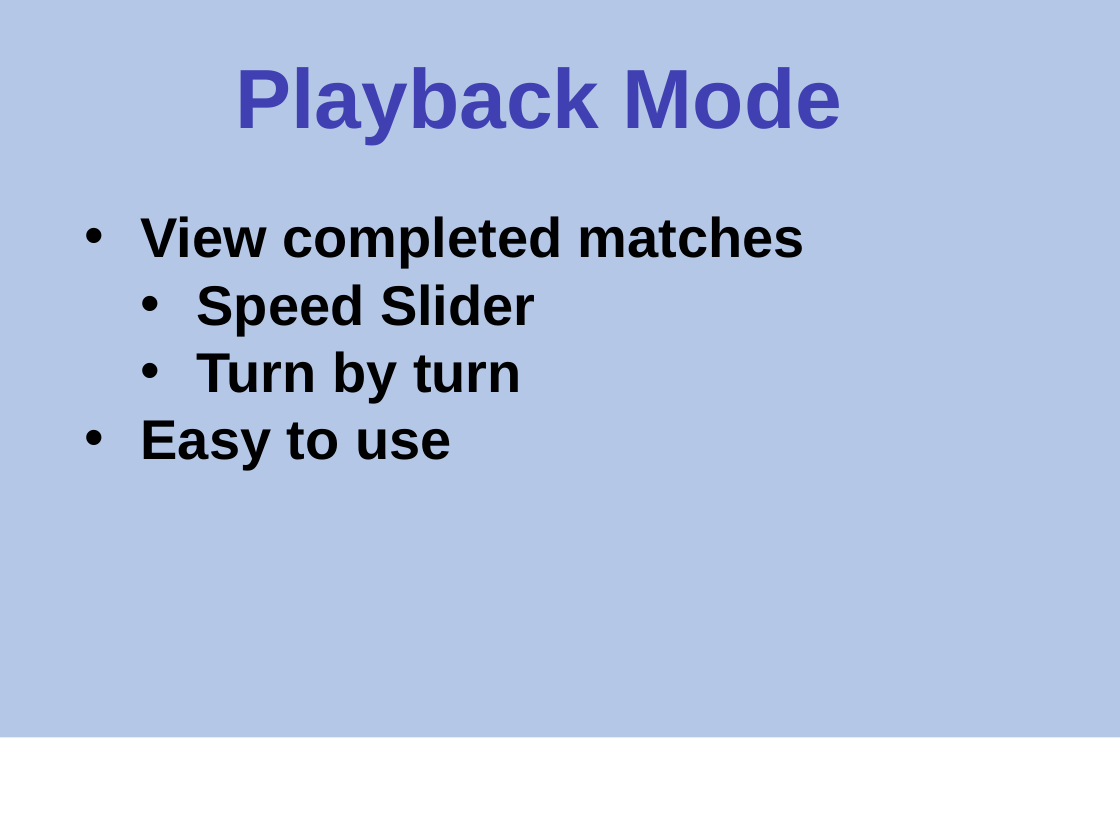
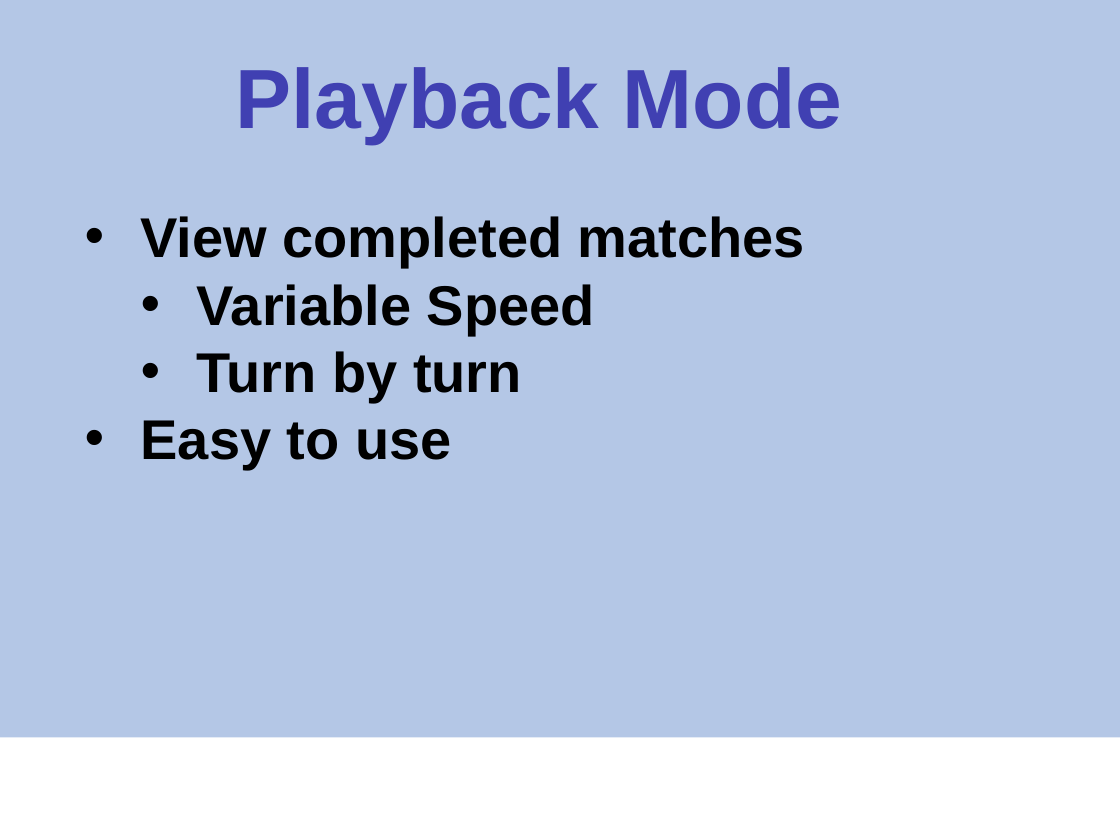
Before and after one commit to toh5148/psh_sp16_cmpsc488_flaggers, a slide deck: slide 8 of Presentation Materials/Capstone Presentation.pptx. Drawn at 1120x840 pixels with LibreOffice and Linux fonts; fonts in the diff are those of the drawing; background and template pictures are left out. Boxes give left, top, right and bottom in pixels: in the first picture for what was removed or moved away, otherwise in the second. Text is boxed around its words. In the diff, an @@ line names an element or a change of style, - is before the commit and + after.

```diff
--- a/Presentation Materials/Capstone Presentation.pptx
+++ b/Presentation Materials/Capstone Presentation.pptx
@@ text at (x1=197, y1=284, x2=595, y2=334): text changed @@
-  • Speed Slider
+  • Variable Speed
```
Also in this commit, not shown: 2 other slides changed, 4 slides added, 4 slides removed.
